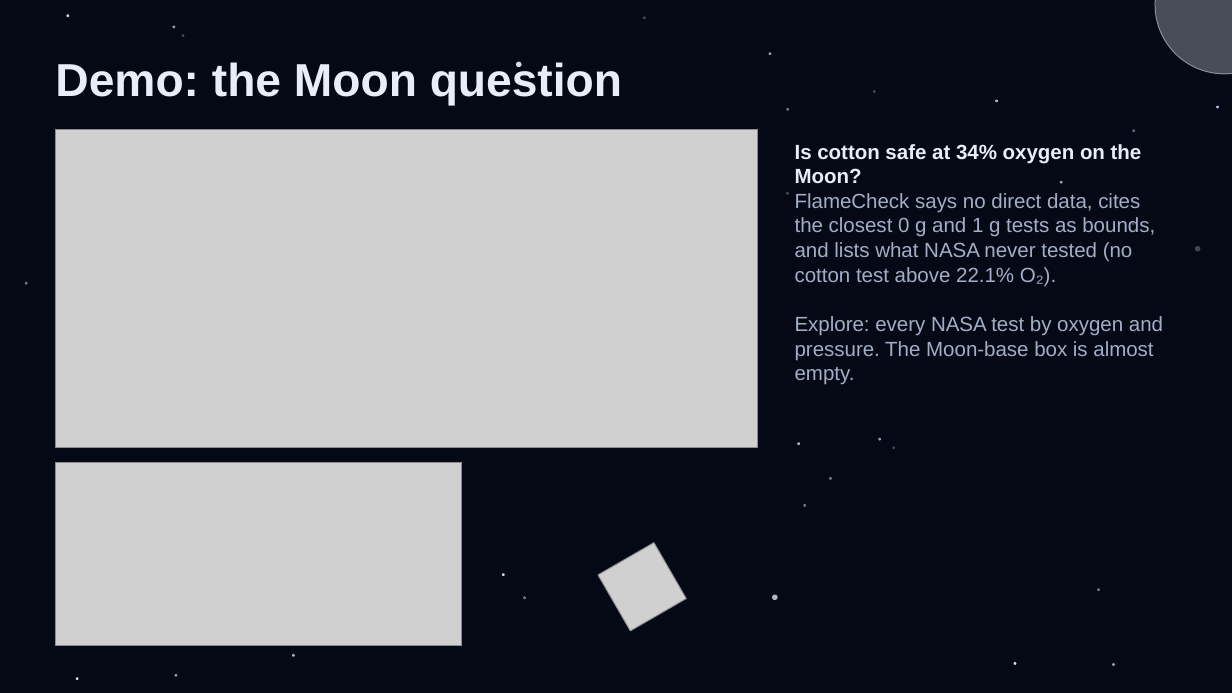
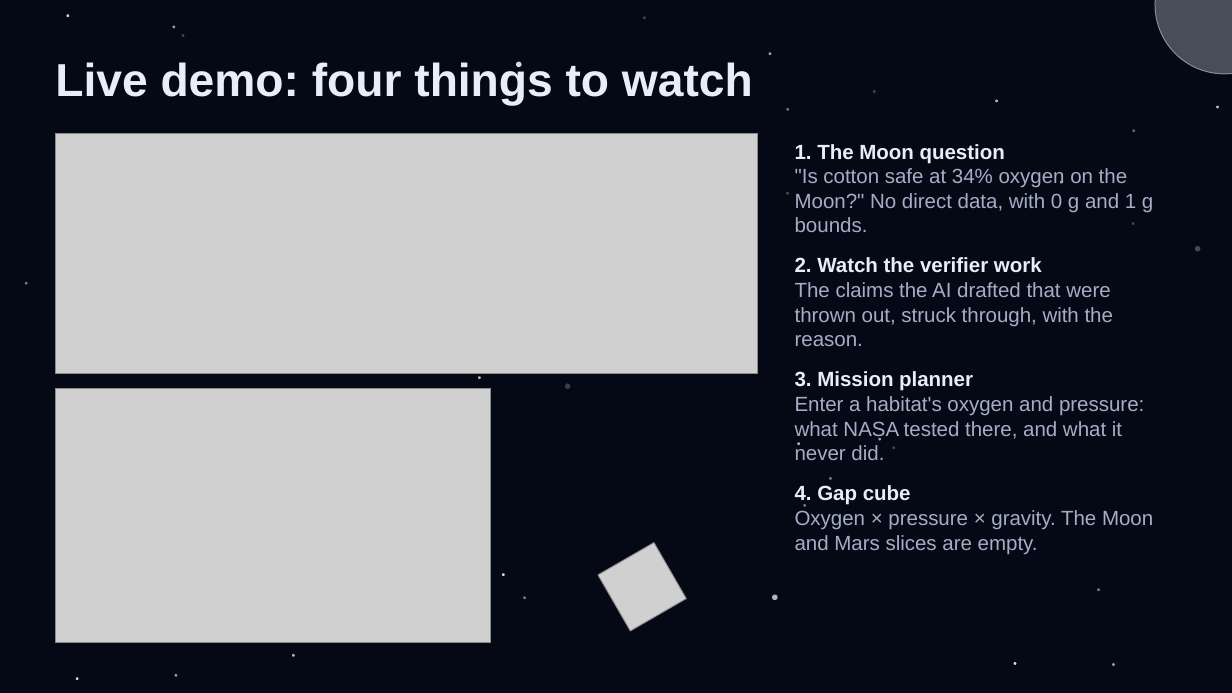
Before and after one commit to ManeeshJupalle/Deep-Dish-Orbit, a slide deck: slide 6 of story/FlameCheck_Slides.pptx (slide 4 before the commit). Drawn at 1232x693 pixels with LibreOffice and Linux fonts; fonts in the diff are those of the drawing; grey boxes stand for pictures. Boxes give left, top, right and bottom in pixels: in the first picture for what was removed or moved away, otherwise in the second. Text is boxed around its words. In the diff, an @@ line names an element or a change of style, - is before the commit and + after.

```diff
--- a/story/FlameCheck_Slides.pptx
+++ b/story/FlameCheck_Slides.pptx
@@ text at [55, 61, 753, 106]: text changed @@
-Demo: the Moon question
+Live demo: four things to watch
@@ picture: place and size @@
-picture at [55, 129, 758, 447]
+picture at [55, 134, 758, 373]
@@ text at [795, 144, 1153, 554]: text changed @@
-Is cotton safe at 34% oxygen on the Moon?
-FlameCheck says no direct data, cites the closest 0 g and 1 g tests as bounds, and lists what NASA never tested (no cotton test above 22.1% O₂).
-Explore: every NASA test by oxygen and pressure. The Moon-base box is almost empty.
+1. The Moon question
+"Is cotton safe at 34% oxygen on the Moon?" No direct data, with 0 g and 1 g bounds.
+2. Watch the verifier work
+The claims the AI drafted that were thrown out, struck through, with the reason.
+3. Mission planner
+Enter a habitat's oxygen and pressure: what NASA tested there, and what it never did.
+4. Gap cube
+Oxygen × pressure × gravity. The Moon and Mars slices are empty.
@@ picture: place and size @@
-picture at [55, 462, 462, 646]
+picture at [55, 388, 491, 642]
@@ ellipse added at [478, 376, 481, 379], fill #FFFFFF at 70% opacity @@
@@ ellipse added at [565, 384, 570, 389], fill #CDD8FF at 25% opacity @@
```
Also in this commit, not shown: 3 other slides changed, 2 other files.
